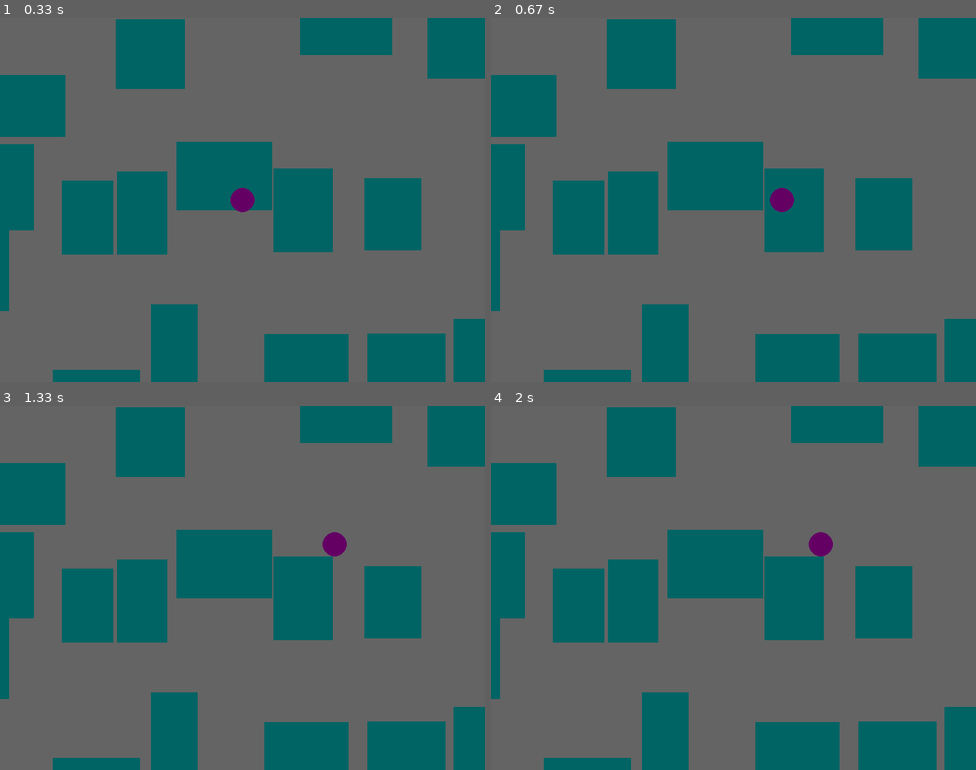
Above: before the commit, frames 1-4 (two rows, left to right).
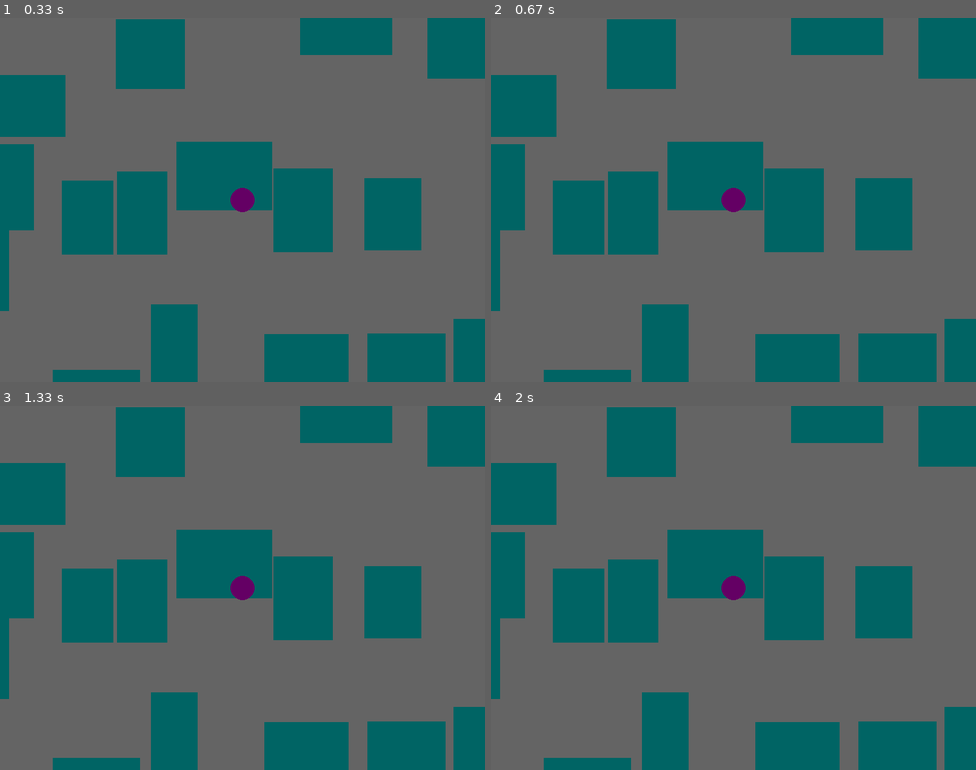
Above: after the commit, the same moments.

Repository: djnyc/pygame-intro
Game: pygame game, started from python-platform.py
Two runs of this game, one before a commit and one after it. Both use one fixed random seed, a clock stepped at 60 frames per second and the inputs below.
Inputs:
- Up to frame 1 (0.33 s): no input
- Up to frame 2 (0.67 s): hold Right from 0.33 s (still down)
- Up to frame 3 (1.33 s): release Right at 0.8 s; hold Up 0.83-1.13 s; hold Right from 1.17 s (still down)
- Up to frame 4 (2 s): release Right at 1.63 s; hold Left from 1.67 s (still down)

Frame 1 is identical in both runs. In frame 2, 0.5% of the frame differs, in the area x 47-63%, y 46-54%; in frame 3, 0.5%; in frame 4, 0.5%.

Commit message:
Nearly sorted collisions

Diff:
--- a/python-platform.py
+++ b/python-platform.py
@@ -21,15 +21,36 @@
 class Player:
     def __init__(self, x, y):
         self.x, self.y = x, y
+        self.vx, self.vy = 0, 0
         self.r = 20
         self.color = (100, 0, 100)
+        self.g = 2
+        self.rect = None
+        self.ox, self.oy = None, None
 
     def draw(self):
-        pygame.draw.circle(screen, self.color, (self.x - viewport.x, self.y - viewport.y), self.r)
+        self.rect = pygame.draw.circle(screen, self.color, (self.x - viewport.x, self.y - viewport.y), self.r)
 
     def move(self, dx, dy):
-        self.x += dx
-        self.y += dy
+        self.vx = dx
+        self.vy = dy
+
+    def update(self):
+
+        self.ox, self.oy = self.x, self.y
+
+        self.x += self.vx
+        self.y += self.vy
+
+        self.vx = 0
+        self.vy += self.g
+
+    def revert(self):
+        self.x = self.ox
+        self.y = self.oy
+        self.vx = 0
+        self.vy = 0
+
 
 class Viewport:
     def __init__(self):
@@ -85,13 +106,13 @@
     keys = pygame.key.get_pressed()
 
     if keys[pygame.K_UP]:
-        player.move(0, -4)
+        player.move(0, -1)
     if keys[pygame.K_DOWN]:
-        player.move(0, 4)
+        player.move(0, 1)
     if keys[pygame.K_LEFT]:
-        player.move(-4, 0)
+        player.move(-1, 0)
     if keys[pygame.K_RIGHT]:
-        player.move(4, 0)
+        player.move(1, 0)
 
     viewport.move(player)
 
@@ -102,4 +123,9 @@
 
     player.draw()
 
+    player.update()
+
+    if player.rect.collidelist([b.rect for b in blocks]) != -1:
+        player.revert()
+
     pygame.display.flip()
